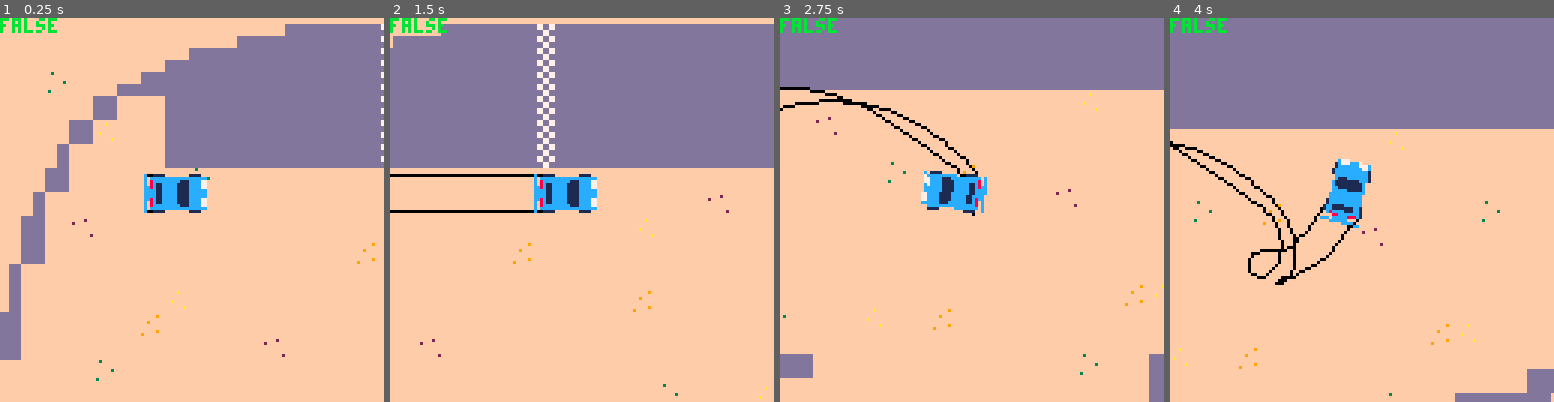
Above: before the commit, frames 1-4 (left to right).
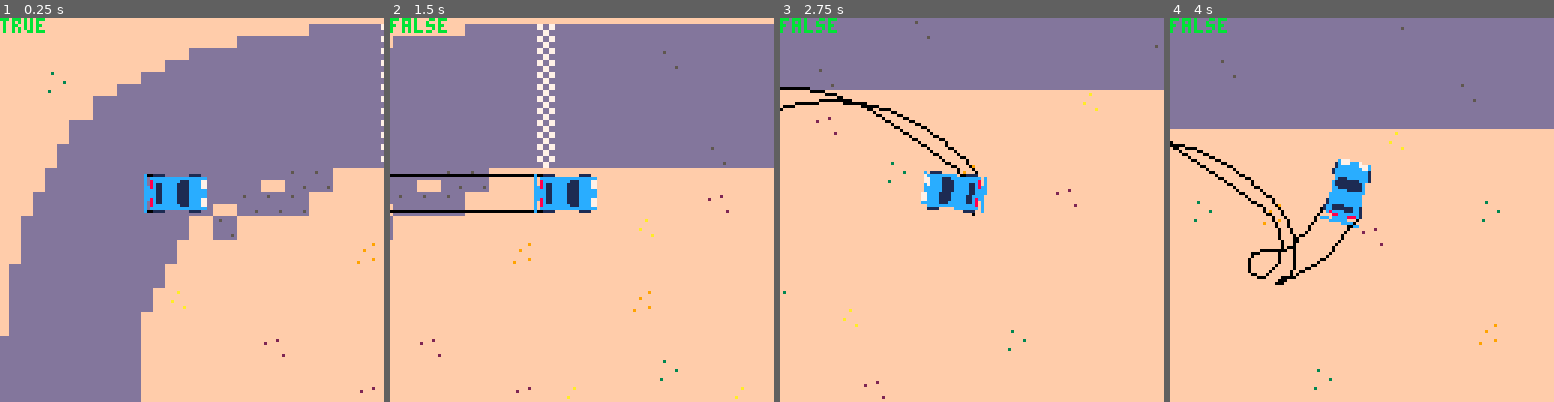
Above: after the commit, the same moments.

Repository: graearea/pico8
Game: PICO-8 cartridge skidmarks.p8
Same seed, same stepped clock (60 frames per second), same inputs: the game is played once before the commit and once after it.
Inputs:
- Up to frame 1 (0.25 s): no input
- Up to frame 2 (1.5 s): no input
- Up to frame 3 (2.75 s): hold Right 1.6-2.1 s; hold Right from 2.47 s (still down)
- Up to frame 4 (4 s): release Right at 3.03 s; hold Left 3.08-3.58 s

The runs differ from the first frame. In frame 1, 28% of the frame differs, in the area x 0-98%, y 0-100%; in frame 2, 2.6%; in frame 3, 1.2%; in frame 4, 1.2%.

Commit message:
monday monring

Diff:
--- a/skidmarks.p8
+++ b/skidmarks.p8
@@ -329,45 +329,45 @@
 
 __map__
 0000000000000000000000000000000000000000000000000000000000000000000000000000000000000000000000000000000000000000000000000000000000000000000400000000000000070000000000000000000000000000000000000000000000060000000000000000000000000000000000000000000000050000
-0000000000000000030202141428282828292828282828282828282828282828282828282828282828282828282828282828282828282828282828282828181818181818181818181818180000000000000000000000000000000000000000000000000000000000000000000000000000000000060000000000000000000000
-0000000000000000143a28282828282828292828282828282828282828282828282828282828282828282828282828282828282828282828282828282828181818181818181818181818180500000000000000000000060000000000000000000000000000000000000000000000000000000000000000000000000000000000
-000000040000143a282828282828282828292828282828282828282828282828282828282828282828282828282828282828282828282828282828282828181818181818181818181818180000000000000400000000000000000000000000000000000000000000000000000000000000000000000000000000000000000000
-00000000003a0000282828282828282828292828282828282828282828282828282828282828282828282828282828282828282828282828282828282828181818181818181818181818180000000000000000000000000000000000060000000000000000040000000000000000000000000400000000000000050000000000
-000000003a070000282828282828282828292828282828282828282828282828282828282828282828282828282828282828282828282828282828282828181818181818181818181818180000000000000000070000000000000000000500070000000000000000000005000000000000000000000000070000000000000000
-0000001600000000282828282828282828292828282828282828282828282828282828282828282828282828282828282828282828282828282828282828181818181818181818181818180000000000000000000000000000000000000000000000000000000000000000000000000000000000000000000000000000040000
-0000003a00000000000400000000000000000000000000000000000000000000000000070000000000000000000500070000000000000000050000000000000000000000000700000000000000000000000000000000000000000000060000000000000000000000000000000000000000000000000000000000000000000000
-0600160000000000000000000000000000000000000000000500000000000000000000000000000000000000000000000000000000000000000000000000000000000000000000000000000400000600000000000000000400000000000000000000000000060700000000000000000000060000000000060000000000000000
-00003a0005000000000000000000000000000000000700000000000000000000000000000000000000000000060000000000000000000000000000000000000000000000000000000000000000000000000005000000000000000000000000000000000000000000000000000000000000000000000000000000000000000000
-00003a0000000000000000000000000006000000000000000000000400000600000000000000000400000000000000000000000607000000000000000000000600000000000600000000000000000000000000000000000000000000000000000000000000000000000000060000000000000000000000000000000000000000
-0016000000000000000000000000000000000000000000000000000000000000000005000000000000000000000000000000000000000000000000000000000000000000000000000000000000000000000000000000000000000000000006000000000000000000000000040000000000000000000000000000000000000000
-0016000000000000070000000000000000000000000600000000000000000000000000000000000000000000000000000000000000000000000600000000000000000000000000000000000000000000000000000000000000000000000000000000000000000000000000000000000000000000000000000400000007000006
-003a000000000006000000000000000000000000000000000000000000000000000000000000000000000000000006000000000000000000000400000000000000000000000000000000000000000000000000000006070000000000000000000000000000050000000000000000000000070000050000000000000000000000
-003a000000000000000000000500000000000000000000000000000000000000000000000000000000000000000000000000000000000000000000000000000000000000000004000000070000060000000000000000000000000000000000000000000000000000000000000000000000000000000000000000000000000000
-0000000000040000000000000000000000000000000000000000000000000000000000000006070000000000000000000000000500000000000000000000000700000500000000000000000000000000000000000000000000000500000000000000000000000000000000000000000000000000000000000000000000000000
-0000000000000000000000000000000000000000000004000000070000060000000000000000000000000000000000000000000000000000000000000000000000000000000000000000000000000000000000040000000000000000000000000000000000000000000000000000000000000000000000000000000000000000
-00000005000000000000000000000007000005000000000000000000000000000000000000000000003a3a00000000000000000000000000000000000000000000000000000000000000000000000000000000000000000000000000000000000000000000000000000000000000000000000000000000000000000000000000
-00000000000000000000003a3a3a3a3a3a3a3a3a3a3a3a3a00000000000000000000000400003a3a3a3a003a000000000000000000040000000000000000000000000400000000000000050000000000000000000000000000000000000000000000000004000000000000000000000000040000000000000005000000000000
-0000000000000000000000000000000000003a000000000000000000000000000000000000003a000000003a3a0000000000000000000000000005000000000000000000000000070000000000000000000000000000000000000000000006000000000000000000000500000000000000000000000007000000000000000000
-000000000000000000000000000000000000003a00000000003a3a0400000600003a3a0000003a040000003a000000000000000000000000000000000000000000000000000000000000000000040000060000000000000000040000000000000000000000000000000000000000000000000000000000000000000004000006
-000000000000000000000000000000000000003a00000000003a3a00000000003a3a050000003a000000003a000000000000000000000000000000000000000000000000000000000000000000000000000000000500000000000000000000000000000000000000000000000000000000000000000000000000000000000000
-000000060700000000000000000000060000003a000600003a003a000000003a3a00000000003a0000003a3a000000003a3a000000060700000000000000000000060000000000060000000000000000000000000000000000000000000000000000000006070000000000000000000006000000000006000000000000000000
-0000000000000000000000000000000000003a3a000000003a003a000000003a0000000000003a3a3a3a3a00000006003a3a3a000000000000003a3a0000000000000000000000000000000000000000000000000000000000000000000000000600000000000000000000000000000000000000000000000000000000000000
-0000000000000000000600000000000000003a00000000003a00003a3a00003a0000000000003a3a3a003a3a000000003a003a00000000003a3a00060000000000000000000000000000000000000000000000000000000000000000000000000000000000000000000006000000000000000000000000000000000000000000
-0000000000000000000400000000000000003a000000003a3a3a3a3a0000003a003a3a0000063a000000003a3a0000003a003a000000003a3a0000000000000000000000000000000000000000000000000000000000000000000000000000000000000000000000000004000000000000000000000000000000000000000000
-000000000000000000000000003a0000003a00000000043a000007003a06003a3a3a00000000003a000400003a0000003a003a3a0004003a000000000000000000000000000000000000000000000400000000000000000000000000000000000000000000000000000000000000000000000000000000040000000700000600
-000000000000000000000000003a3a3a3a0000000000003a000000003a00003a000000000000003a000000003a00003a3a3a3a3a0000003a3a3a3a3a0000000000000400000000000500000000000000000000000000000004000000000000000000000000000000000000000000000000000000000000000000000000000000
-00040000000000000000000000040000000000000000003a000000000000003a3a3a00000000043a000000003a00003a0000003a0000003a3a0000000000000000000000000000000000000000000000000000000000000000000000000400000000000000000000000400000000000000000000000000000000000000000000
-000000000000000500000000000000000000060000000000000004000000000005003a3a3a00003a000000003a04003a0000003a3a0000003a3a00000000000000000000000000000000000000000000000004000000000000000000000000000000000500000000000000000000060000000000000004000000000005000000
-0000000000000000000000000000000000000000000000000000000000060000000006000000000000000000000000000000000500000000003a3a3a3a00060000000000000004000000000005000000000000000000000000000000000000000000000000000000000000000000000000000000000000000006000000000600
-0000000000070004000000000000000000000000000000000000000000000000000000000000000000000005000000000000001700000000000000000000000000000000000000000006000000000600000000000000000000000000000000000007000400000000000000000000000000000000000000000000000000000000
-…(11 lines of a section not shown)…
+00000000000000000302021414142828282928282828282828282828282828282828282828282828282828282828282828282828282828282828282828283a3a3a3a3a393a3a3a3a3a3a3a2627000000000000000000000000000000000000000000000000000000000000000000000000000000060000000000000000000000
+0000000000000000143a282828282828282928282828392828282828282828282828283928282828282828283928282828282828282828282828392828283a3a3a3a3a3a3a3a3a3a3a3a3a3a3a0d0000000000000000060000000000000000000000000000000000000000000000000000000000000000000000000000000000
+000000040000143a2828282828282828282928282828282828282828282828282828282828282828282828282828282828282828282828282828282828283a3a3a3a3a3a3a3a3a3a3a3a3a3a3a3a0d00000000000000000000000000000000000000000000000000000000000000000000000000000000000000000000000000
+00000000003a3a3a2828282828282828282928282828282828282828392828282828282828282828282828282828282828282828282828282828282828283a3a3a3a3a3a3a3a3a3a3a3a3a3a3a3a3a0d000000000000000000000000060000000000000000040000000000000000000000000400000000000000050000000000
+000000003a3a3a3a28282828282828282829282828282828282828282828282828282828282839282828282828282828282828392828282828282828393a3a3a3a3a393a3a3a3a3a3a3a3a393a3a3a3a0d0000000000000000000000000500070000000000000000000005000000000000000000000000070000000000000000
+000000163a3a3a3a3a282828282828282829282828282828392828282828282828282828282828282828282828282828282828282828282828282828283a3a3a3a3a3a3a3a3a3a3a3a3a3a3a3a3a3a3a3a0d00000000000000000000000000000000000000000000000000000000000000000000000000000000000000040000
+0000003a3a3a3a3a3a3a3a3a15393900000000000000000000000000000000000000000700000000000000000005000700000000000000000500000000000000000000000007000a0b3a3a3a3a3a3a393a3a0d000000000000000000060000000000000000000000000000000000000000000000000000000000000000000000
+0600163a3a3a3a3a3a3a1539393900000000000000000000050000000000000000000000000000000000000000000000000000000000000000000000000000000000000000000000000e3a3a3a3a3a3a3a3a3a0d0000000400000000000000000000000000060700000000000000000000060000000000060000000000000000
+00003a3a3a3a3a3a3a38390000000000000000000007000000000000000000000000000000000000000000000600000000000000000000000000000000000000000000000000000000000e3a3a3a393a3a3a3a3a0d00000000000000000000000000000000000000000000000000000000000000000000000000000000000000
+00003a3a3a3a3a3a170000000000000006000000000000000000000400000600000000000000000400000000000000000000000607000000000000000000000600000000000600000000000e3a3a3a3a3a3a3a3a3a0d000000000000000000000000000000000000000000060000000000000000000000000000000000000000
+00163a3a3a3a3a3a38000000000000000000000000000000000000000000000000000500000000000000000000000000000000000000000000000000000000000000000000000000000000000e3a3a3a3a3a3a3a3a3a0d0000000000000006000000000000000000000000040000000000000000000000000000000000000000
+00163a3a3a3a3a170700000000000000000000000006000000000000000000000000000000000000000000000000000000000000000000000006000000000000000000000000000000000000000e3a3a3a3a3a3a3a3a3a0d00000000000000000000000000000000000000000000000000000000000000000400000007000006
+00163a3a3a3a3a03000000000000000000000000000000000000000000000000000000000000000000000000000006000000000000000000000400000000000000000000000000000000000000000e3a3a3a3a3a3a3a3a3a37000000000000000000000000050000000000000000000000070000050000000000000000000000
+003a3a3a3a3a3a0000000000050000000000000000000000000000000000000000000000000000000000000000000000000000000000000000000000000000000000000000000400000007000006000e3a3a3a3a3a3a3a3a17000000000000000000000000000000000000000000000000000000000000000000000000000000
+003a3a3a3a3a3a000000000000000000000000000000040000000000000000000000000000000006000000000000000000000700040000000000000000000007000005000000000000000000000000000e0000000000000017000500000000000000000000000000000000000000000000000000000000000000000000000000
+003a3a3a3a3a3a0000000000000000000500070000000000000700000000000000000000000000000000000000000000000000000000000000000000000000000000000000000000000000000000000000000004000000003a000000000000000000000000000000000000000000000000000000000000000000000000000000
+003a3a3a3a3a3a0000000000000000000000000000000000000000000000000004000000000000000000000000000000000000000000000000000000050007000000000000000000000000000000000000000000000000003a000000000000000000000000000000000000000000000000000000000000000000000000000000
+003a3a3a3a3a3a0000000000000000000000000000000000000000000000000000000000000000000000000000000000000000000000000000000000000000000000040000000000000005000000000000000000000000003a000000000000000000000004000000000000000000000000040000000000000005000000000000
+0000000000000000000000000000000000000000000000000000050000000000000000000000000000000004000000000000000000000000000000000000000000000000000000070000000000000000000000000000000017000000000006000000000000000000000500000000000000000000000007000000000000000000
+0000000000000000000000000000050000000000000000000000000000000000000000000000000000000000000005000000000000000600000000000000000000000000000000000000000000040000060000000000003a00040000000000000000000000000000000000000000000000000000000000000000000004000006
+0000000000000000000000000000000000000000000000000000000000000000000000000005000000000000000000000000000000000000000004000000000000000000000000000000000000000000000000000500000000000000000000000000000000000000000000000000000000000000000000000000000000000000
+0000000607000000000000000000000000000000000004000000000000000700000000000000000000000000000000000000000000000000000000000000000000060000000000060000000000000000000000000000000000000000000000000000000006070000000000000000000006000000000006000000000000000000
+0000000000000000000000000000000000000000000000000000000000000000000000000000000000000000000000000000000000000000000000000000000000000000000000000000000000000000000000000000000000000000000000000600000000000000000000000000000000000000000000000000000000000000
+0000000000000000000600000000000000000000000000000000000005000000000000000000000600000000000000000000000004070000000005000000000000000000000000000000000000000000000000000000000000000000000000000000000000000000000006000000000000000000000000000000000000000000
+0000000000000000000400000000000000000006000000000000000000000000000004000000000000000000000000000600000000000000000000000000000000000000000000000000000000000000000000000000000000000000000000000000000000000000000004000000000000000000000000000000000000000000
+0000000000000000000000000000000000000000000000000000000000000000000000000000000000000000000000000000000000000000000000000000000000000000000000000000000000000400000000000000000000000000000000000000000000000000000000000000000000000000000000040000000700000600
+0000000000000000000000000000000000000000000000000000000000000000000000000700000000000000000000000000000000000000000000000000000000000400000000000500000000000000000000000000000004000000000000000000000000000000000000000000000000000000000000000000000000000000
+0004000000000000000000000700000000040000000000000005000000000000000000000000000000000000000000000000000000000000000000000000000000000000000000000000000000000000000000000000000000000000000400000000000000000000000400000000000000000000000000000000000000000000
+0000000000000005000000000000000000000000000007000000000000000000000000000000000000000000000000000400000000000000000000000004000000000000000000000000000000000000000004000000000000000000000000000000000500000000000000000000060000000000000004000000000005000000
+0000000000000000000000000000000000000000000000000000000004000006000000000000000004000000000000000000000000050000000000000000000000000000000004000000000005000000000000000000000000000000000000000000000000000000000000000000000000000000000000000006000000000600
+0000000000070004000000000000000000000000000000000000000000000000000000050000000000000000000000000000000000000000000000000000000000000000000000000006000000000600000000000000000000000000000000000007000400000000000000000000000000000000000000000000000000000000
+…(11 lines of a section not shown)…
Not shown, changed: 20 lines of the sprite sheet (__gfx__) section of skidmarks.p8
